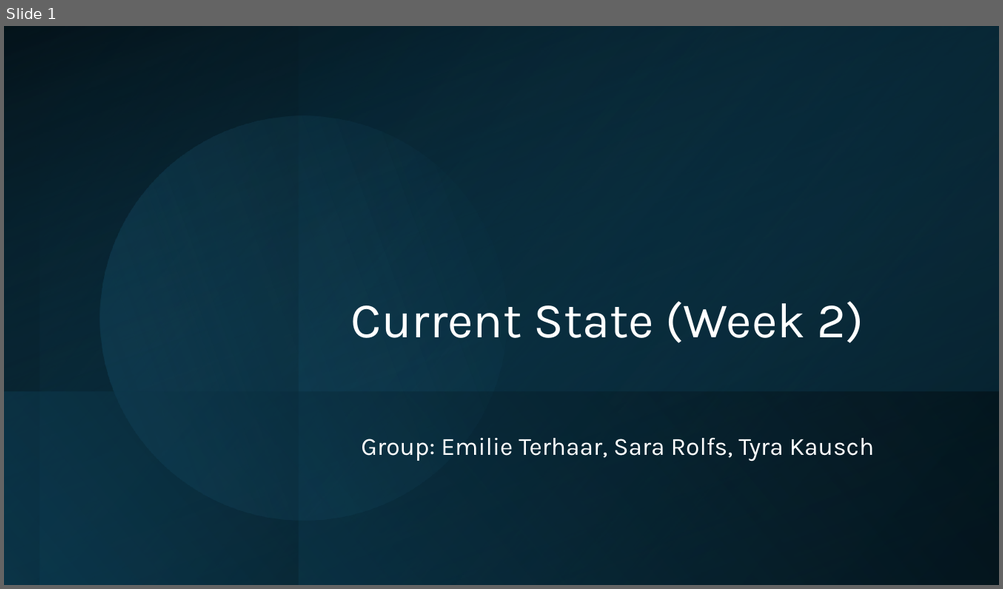
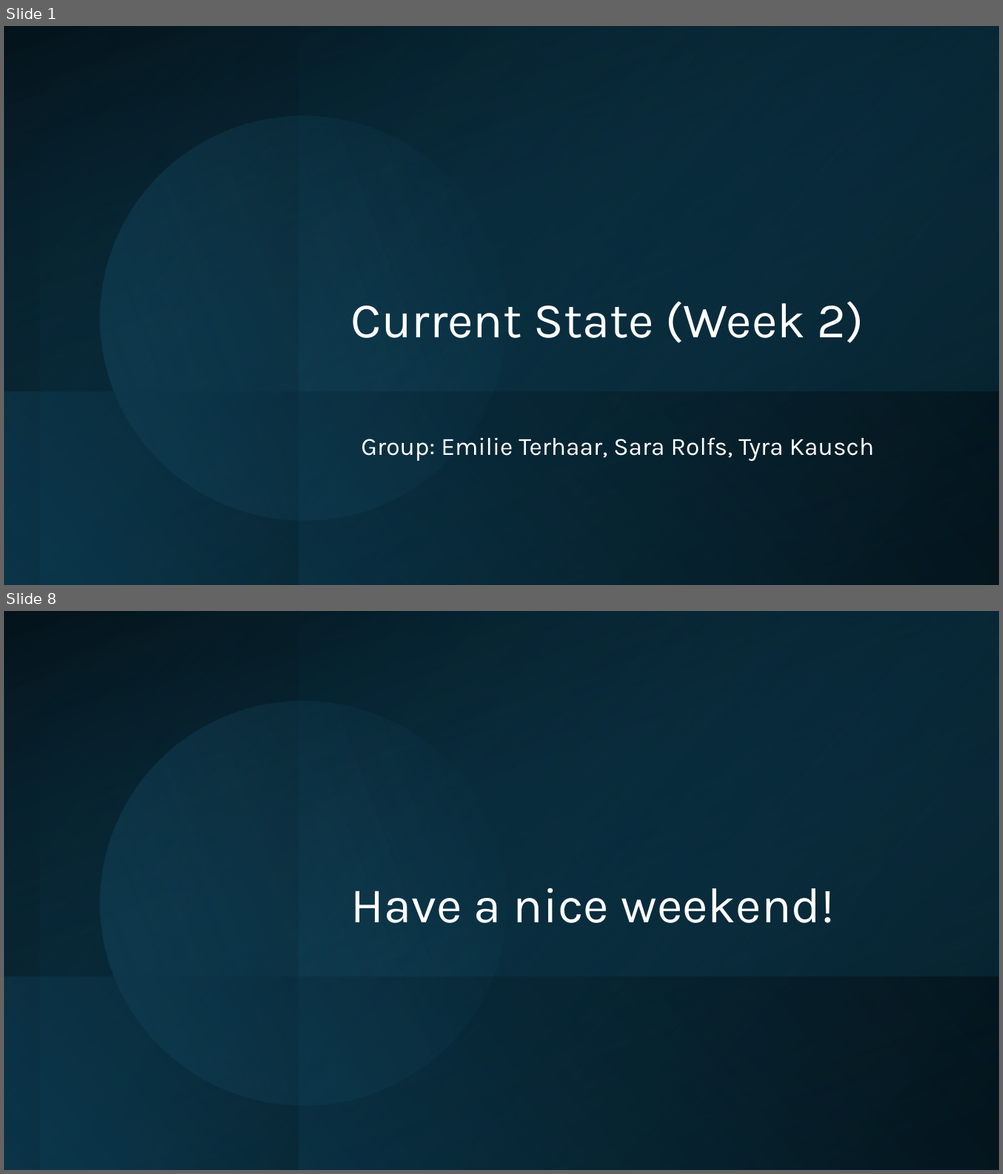
Before and after one commit to EmilieTr/darts_data_science_project, a slide deck: Presentations/DS_Project_Week-2.pptx. Shown one above the other, each under a label of ours: slide 1 before the commit, slides 1 and 8 after it; the slides between them are not shown. The pictures are 1003x589 and 1003x1174 pixels, drawn with LibreOffice and Linux fonts; fonts in the diff are those of the drawing. Boxes give left, top, right and bottom in pixels: in the first picture for what was removed or moved away, otherwise in the second. Text is boxed around its words. In the diff, an @@ line names an element or a change of style, - is before the commit and + after.

```diff
--- a/Presentations/DS_Project_Week-2.pptx
+++ b/Presentations/DS_Project_Week-2.pptx
@@ slide 8 added at bbox=[4, 611, 999, 1170], background #FFFFFF @@
@@ rectangle added at bbox=[4, 611, 999, 1170], fill gradient #000000 to #104862 @@
@@ rectangle added at bbox=[4, 611, 298, 1170], fill gradient #104862 to #000000 @@
@@ rectangle added at bbox=[4, 611, 999, 1170], fill gradient #104862 to #000000 @@
@@ rectangle added at bbox=[40, 611, 999, 1170], fill gradient #0B3041 to #156082 @@
@@ rectangle added at bbox=[299, 612, 999, 1170], fill gradient #104862 to #000000 @@
@@ ellipse added at bbox=[68, 669, 539, 1138], fill gradient #156082 to #46B1E1 @@
@@ title added at bbox=[351, 888, 834, 923], 48 pt, text #FFFFFF @@
+Have a nice weekend!
@@ rectangle added at bbox=[4, 977, 999, 1170], fill gradient #104862 to #000000 @@
```
Also in this commit, not shown: 2 slides changed, 4 other slides added, 1 slide removed, 2 other files.
